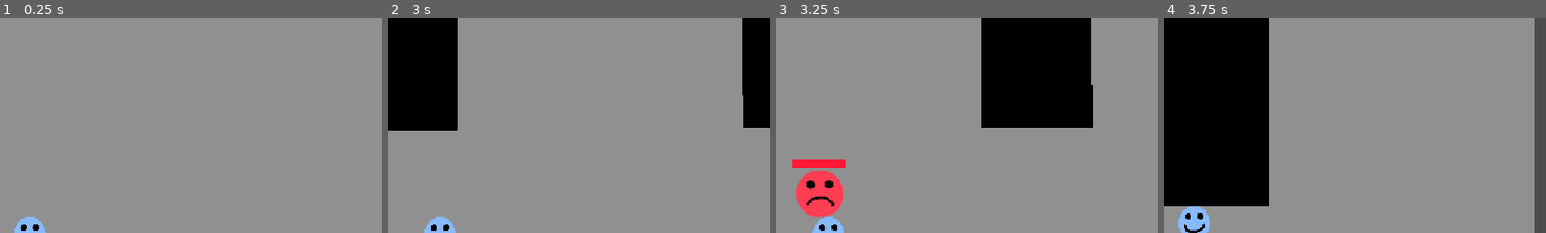
Above: before the commit, frames 1-4 (left to right).
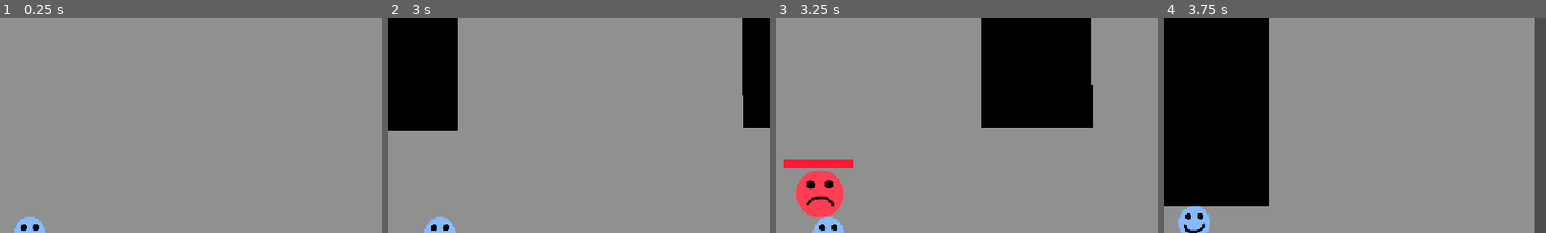
Above: after the commit, the same moments.

Repository: timothytse13/HvP
Game: Godot game, scene res://scene/main.tscn
The game is run twice, just before and just after one commit, with the same random seed, the same clock (stepped at 60 frames per second) and the same inputs.
Inputs:
- Up to frame 1 (0.25 s): no input
- Up to frame 2 (3 s): click "DEBUG DAMAGE" at 0.5 s; tap Enter at 1.25 s; hold D (right) 1.28-2.03 s; tap Space (confirm) at 1.35, 2.1, 2.85 s; hold S (down) 2.03-2.78 s; hold D (right) from 2.78 s (still down)
- Up to frame 3 (3.25 s): keep holding D (right)
- Up to frame 4 (3.75 s): release D (right) at 3.53 s; hold W (up) from 3.53 s (still down); tap Space (confirm) at 3.6 s
The pictures show only the part of the screen within x 46-96%, y 0-50%; the shares and areas given below are measured in that part.

Frames 1-2 are identical in both runs. In frame 3, 0.2% of the frame differs, in the area x 2-21%, y 65-70%; in frame 4, nothing differs.

Commit message:
Adjusted health bar

Diff:
--- a/scene/enemy.tscn
+++ b/scene/enemy.tscn
@@ -38,13 +38,14 @@
 shape = SubResource("CapsuleShape2D_h6au5")
 
 [node name="HealthBar" type="ProgressBar" parent="." unique_id=472980730]
-offset_left = -14.0
-offset_top = -11.999999
-offset_right = -10.0
-offset_bottom = 15.000001
-rotation = -1.5757116
+offset_left = 16.66794
+offset_top = -12.125904
+offset_right = 51.336136
+offset_bottom = -8.095254
+rotation = -3.145698
 theme_override_colors/font_color = Color(0.8869757, 0.97586745, 0.9196592, 1)
 theme_override_styles/background = SubResource("StyleBoxFlat_f87vc")
 theme_override_styles/fill = SubResource("StyleBoxFlat_8u16h")
 value = 100.0
+fill_mode = 1
 show_percentage = false
